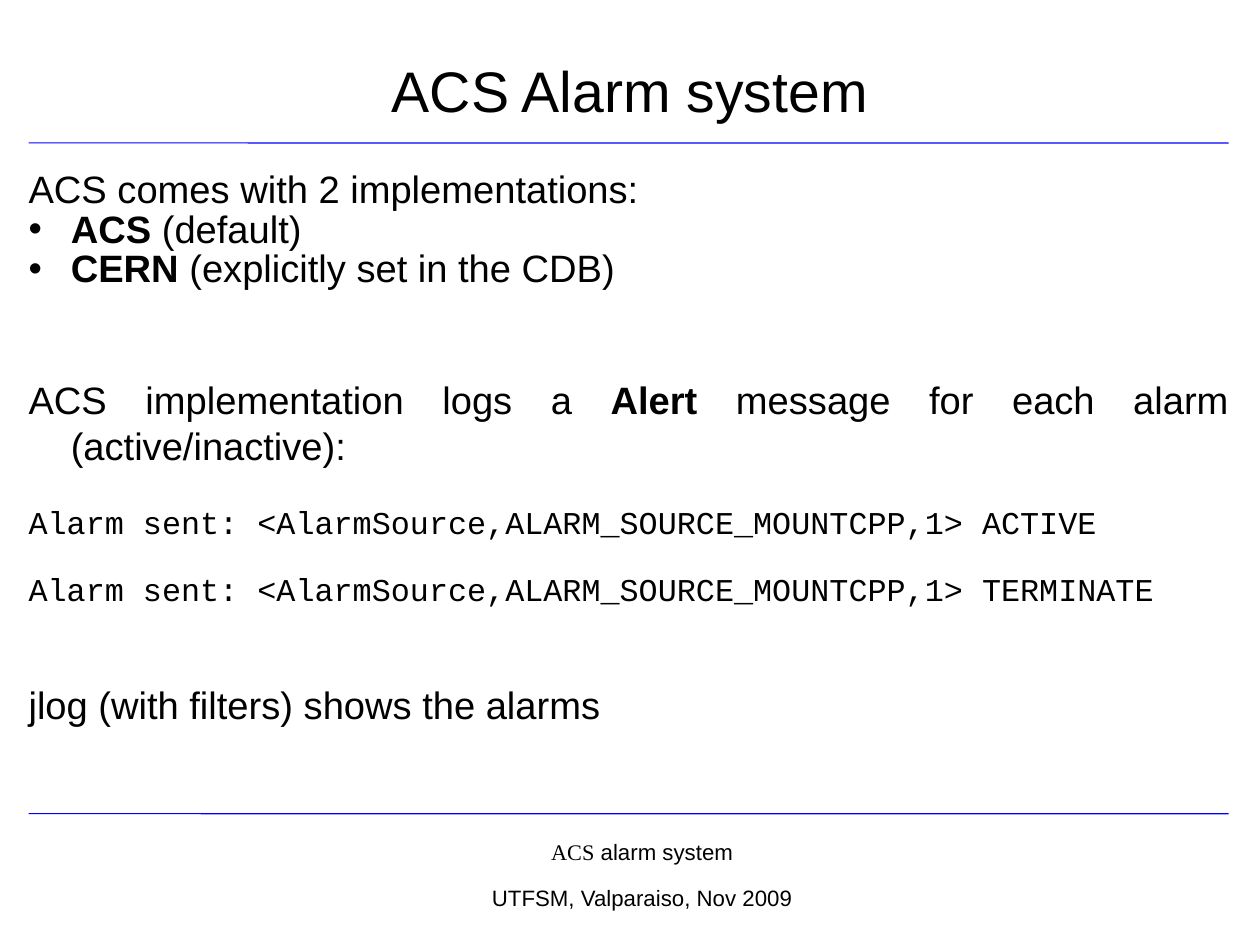
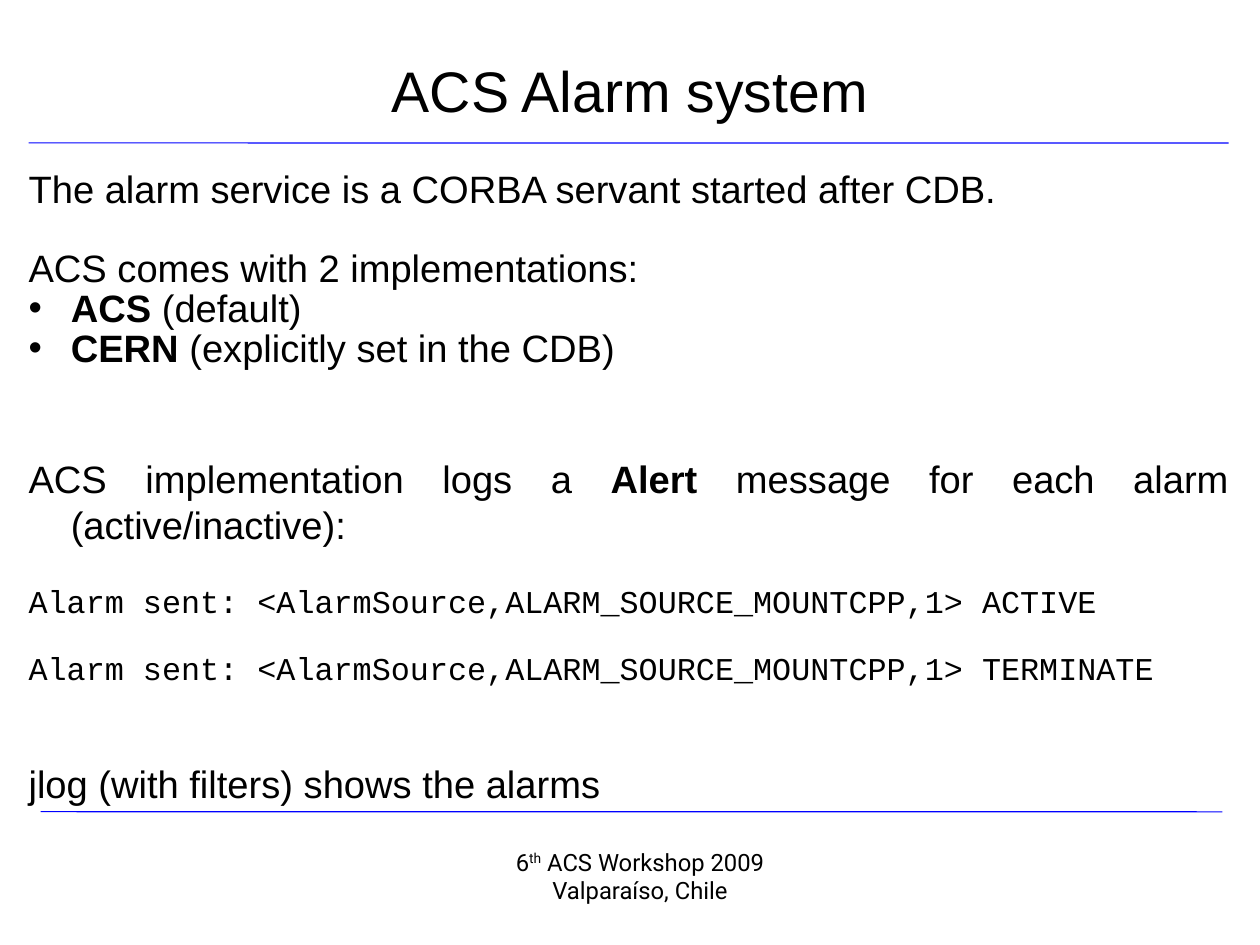
Before and after one commit to ACS-Community/ACS, a slide deck: slide 3 of Documents/ACS-Course/AlarmSystem_Intro.ppt. Drawn at 1260x945 pixels with LibreOffice and Linux fonts; fonts in the diff are those of the drawing; background and template pictures are left out. Boxes give left, top, right and bottom in pixels: in the first picture for what was removed or moved away, otherwise in the second. Text is boxed around its words. In the diff, an @@ line names an element or a change of style, - is before the commit and + after.

```diff
--- a/Documents/ACS-Course/AlarmSystem_Intro.ppt
+++ b/Documents/ACS-Course/AlarmSystem_Intro.ppt
@@ subtitle at [29, 175, 996, 204]: paragraph added @@
+The alarm service is a CORBA servant started after CDB.
@@ line moved from (29, 814) - (1229, 814) to (41, 812) - (1222, 812) @@
@@ text removed at [492, 844, 791, 911] @@
-ACS alarm system
-UTFSM, Valparaiso, Nov 2009
@@ text added at [547, 853, 764, 904], 15 pt, text #000000 @@
+6th ACS Workshop 2009
+Valparaíso, Chile
```
Also in this commit, not shown: 18 other slides changed, 1 slide added, 1 other file.
